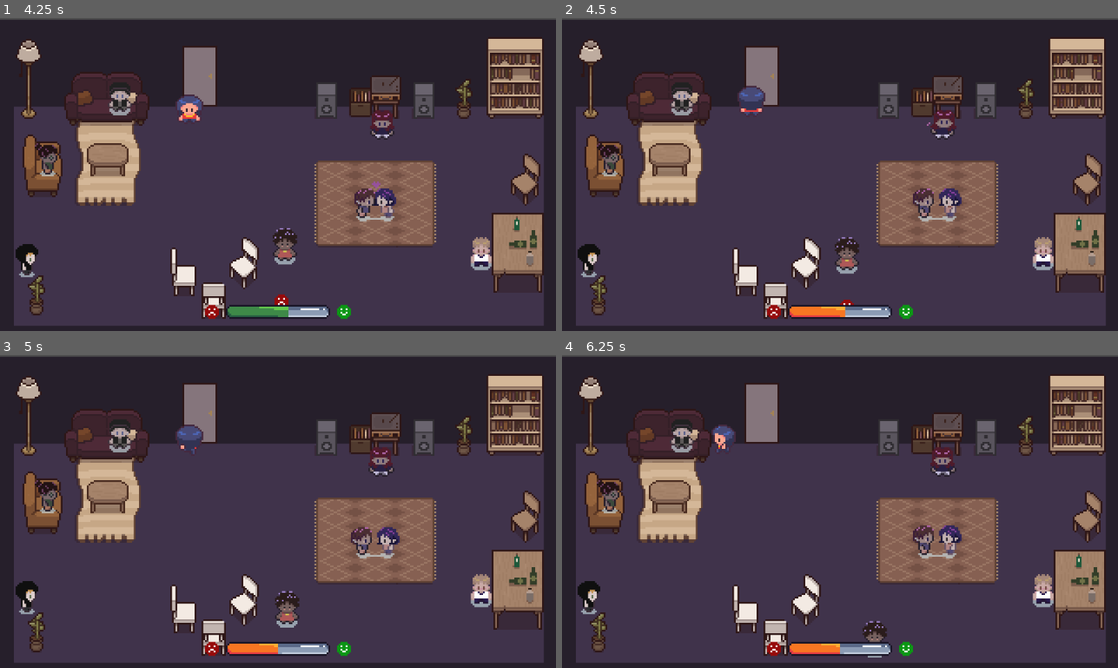
Above: before the commit, frames 1-4 (two rows, left to right).
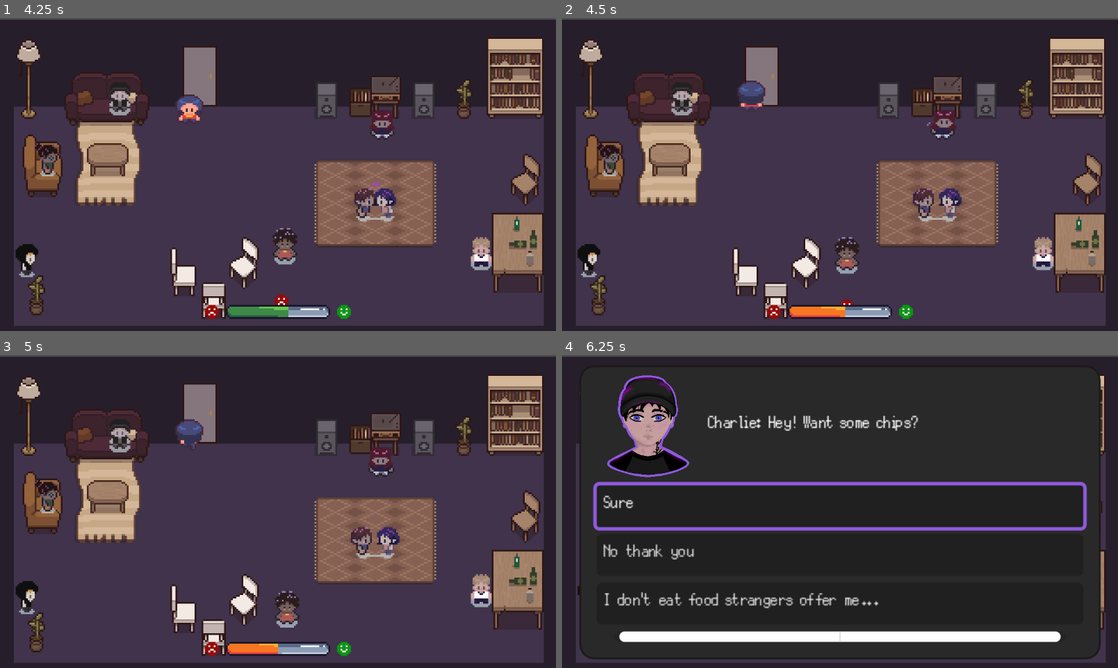
Above: after the commit, the same moments.

Repository: LaClimSx/between-the-lines
Game: Godot game, scene res://scenes/title_screen.tscn
Same seed, same stepped clock (60 frames per second), same inputs: the game is played once before the commit and once after it.
Inputs (mouse positions are in pixels of both pictures, inside the frame that each line leads up to):
- Up to frame 1 (4.25 s): click (211, 265) at 0.5 s; hold W (up) 1.28-2 s; hold Space (interact) 1.28-2 s; click "Next" at 2 s; click "See you later…" at 2.75 s; click "Next" at 3.5 s
- Up to frame 2 (4.5 s): hold W (up) from 4.28 s (still down); tap Space (interact) at 4.35 s
- Up to frame 3 (5 s): keep holding W (up)
- Up to frame 4 (6.25 s): release W (up) at 5.03 s; hold Space (interact) 5.03-5.78 s; hold A (left) from 5.03 s (still down); tap Space (interact) at 5.85 s

Frame 1 is identical in both runs. In frame 2, 0.3% of the frame differs, in the area x 31-37%, y 20-32%; in frame 3, 0.3%; in frame 4, 68%, in the area x 3-97%, y 6-98%.

Commit message:
sitting on sofa done

Diff:
--- a/scenes/main.tscn
+++ b/scenes/main.tscn
@@ -4,9 +4,9 @@
 [ext_resource type="Texture2D" uid="uid://ddcrxiy5ewtt2" path="res://assets/background.png" id="2_0ld40"]
 [ext_resource type="PackedScene" uid="uid://deee207fgc34h" path="res://scenes/player.tscn" id="2_0wfyh"]
 [ext_resource type="PackedScene" uid="uid://b47o7t6ew8f43" path="res://scenes/npc.tscn" id="3_sugp2"]
-[ext_resource type="Script" uid="uid://d27omin5v7mvr" path="res://scripts/interactable_object.gd" id="4_2f3dj"]
 [ext_resource type="Resource" uid="uid://bmbt7a54ero72" path="res://assets/resources/star_plus.tres" id="5_85g3d"]
 [ext_resource type="Resource" uid="uid://drg4djx6u800x" path="res://assets/resources/heart_data.tres" id="5_trceg"]
+[ext_resource type="Script" uid="uid://bcrbyuhygvq8p" path="res://scripts/seating_area.gd" id="6_2f3dj"]
 [ext_resource type="SpriteFrames" uid="uid://bx7bbsfy2pyw2" path="res://assets/NPCs/sprites/animation_heart.tres" id="6_2wyq8"]
 [ext_resource type="Resource" uid="uid://bpjhkrwbx1a5d" path="res://assets/resources/circle_data.tres" id="6_choun"]
 [ext_resource type="Script" uid="uid://6rqcdok1g3uc" path="res://scripts/npcs/hostess.gd" id="6_ya4ey"]
@@ -163,7 +163,7 @@
 debug_color = Color(0, 0.627451, 0.5019608, 0.2784314)
 
 [node name="SeatingArea" type="Area2D" parent="Furniture/Sofa" unique_id=36434665]
-script = ExtResource("4_2f3dj")
+script = ExtResource("6_2f3dj")
 
 [node name="CollisionShape2D" type="CollisionShape2D" parent="Furniture/Sofa/SeatingArea" unique_id=1358069438]
 position = Vector2(-9.5, 0.5)
@@ -370,8 +370,7 @@
 theme_override_font_sizes/font_size = 14
 text = "Leave"
 
-[connection signal="body_entered" from="Furniture/Sofa/SeatingArea" to="Furniture/Sofa/SeatingArea" method="_on_body_entered"]
-[connection signal="body_exited" from="Furniture/Sofa/SeatingArea" to="Furniture/Sofa/SeatingArea" method="_on_body_exited"]
+[connection signal="sitting" from="Furniture/Sofa/SeatingArea" to="." method="_sit_on_sofa"]
 [connection signal="pressed" from="CanvasLayer/EndPanel/MarginContainer/PanelContainer/MarginContainer/VBoxContainer/EndButton" to="." method="_on_end_button_pressed"]
 
 [editable path="NPCs/Heart"]
--- a/scripts/interactable_object.gd
+++ b/scripts/interactable_object.gd
@@ -5,9 +5,19 @@
 var interacted: bool = false
 
 
+func _ready() -> void:
+	body_entered.connect(_on_body_entered)
+	body_exited.connect(_on_body_exited)
+
+
 func _unhandled_input(event : InputEvent) -> void:
-	if player_inside_area && event.is_action_pressed("interact"):
-		print("coubeh")
+	if player_inside_area && not interacted && event.is_action_pressed("interact"):
+		interact()
+		interacted = true
+
+
+func interact() -> void:
+	pass
 
 
 func _on_body_entered(body: Node2D) -> void:
--- a/scripts/main.gd
+++ b/scripts/main.gd
@@ -38,3 +38,8 @@
 
 func _on_end_button_pressed() -> void:
 	Global.restart()
+
+
+func _sit_on_sofa() -> void:
+	const SOFA_POSITION : Vector2 = Vector2(50, 47)
+	$Player.sit(SOFA_POSITION)
--- a/scripts/player.gd
+++ b/scripts/player.gd
@@ -3,12 +3,14 @@
 
 
 @export var speed : int = 75
-const WORLD_BORDERS_MIN: Vector2i = Vector2i(10, 50)
+const WORLD_BORDERS_MIN: Vector2i = Vector2i(10, 47)
 const WORLD_BORDERS_MAX: Vector2i = Vector2i(310, 170)
 
 enum Direction {LEFT, RIGHT, UP, DOWN}
 
 var prev_dir : Direction = Direction.DOWN
+
+var sitting : bool = false
 
 func get_input() -> void:
 	var input_direction : Vector2 = Input.get_vector("left", "right", "up", "down")
@@ -26,16 +28,18 @@
 func animate() -> void:
 	var animation : String = $AnimatedSprite2D.animation
 	if velocity == Vector2(0, 0):
-		match prev_dir:
-			Direction.UP:
-				animation = "idle_up"
-			Direction.DOWN:
-				animation = "idle_down"
-			Direction.LEFT:
-				animation = "idle_left"
-			Direction.RIGHT:
-				animation = "idle_right"
+		if not sitting:
+			match prev_dir:
+				Direction.UP:
+					animation = "idle_up"
+				Direction.DOWN:
+					animation = "idle_down"
+				Direction.LEFT:
+					animation = "idle_left"
+				Direction.RIGHT:
+					animation = "idle_right"
 	else:
+		sitting = false
 		#DOWN
 		if velocity.y >= abs(velocity.x):
 			animation = "walking_down"
@@ -53,3 +57,10 @@
 			animation = "walking_left"
 			prev_dir = Direction.LEFT
 	$AnimatedSprite2D.animation = animation
+
+
+func sit(pos: Vector2) -> void:
+	position = pos
+	#TODO: change to sitting animation when available
+	$AnimatedSprite2D.animation = "walking_right"
+	sitting = true
--- /dev/null
+++ b/scripts/seating_area.gd
@@ -0,0 +1,6 @@
+extends InteractableObject
+
+signal sitting
+
+func interact() -> void:
+	sitting.emit()
Not shown, added: scripts/seating_area.gd.uid
